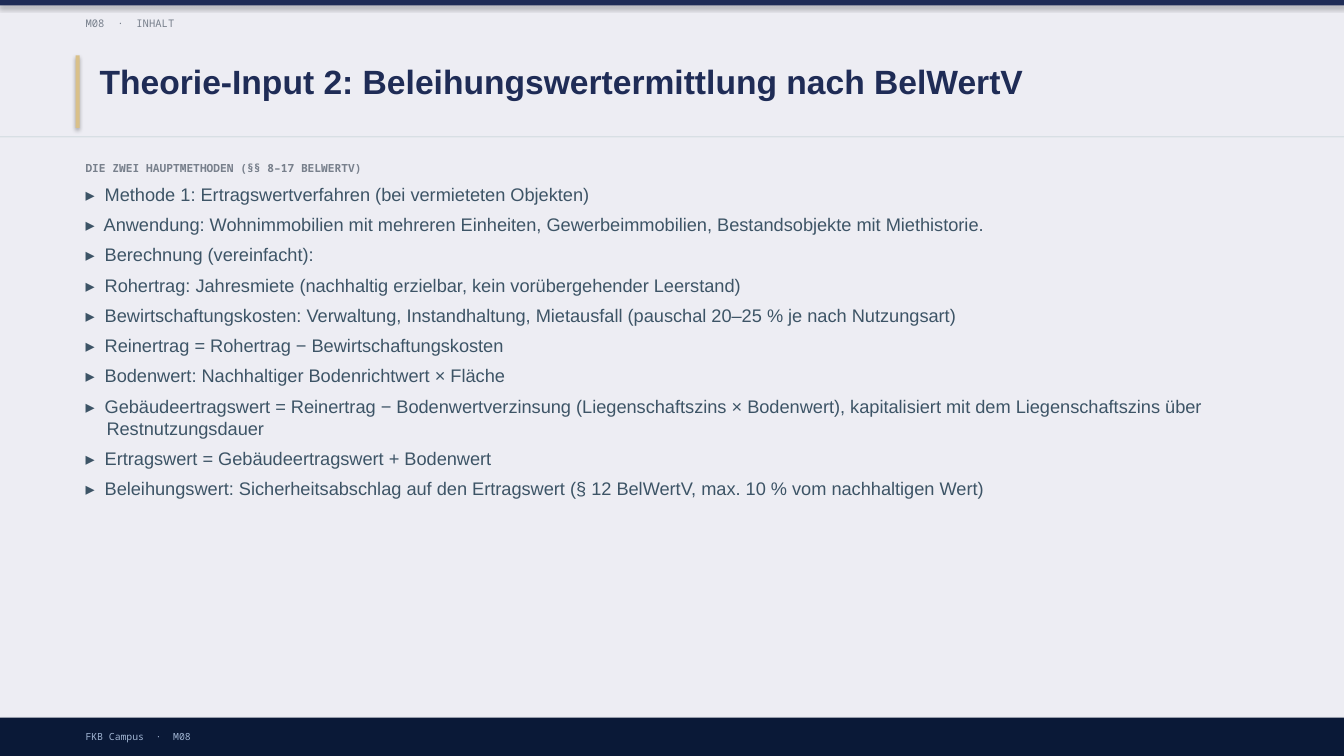
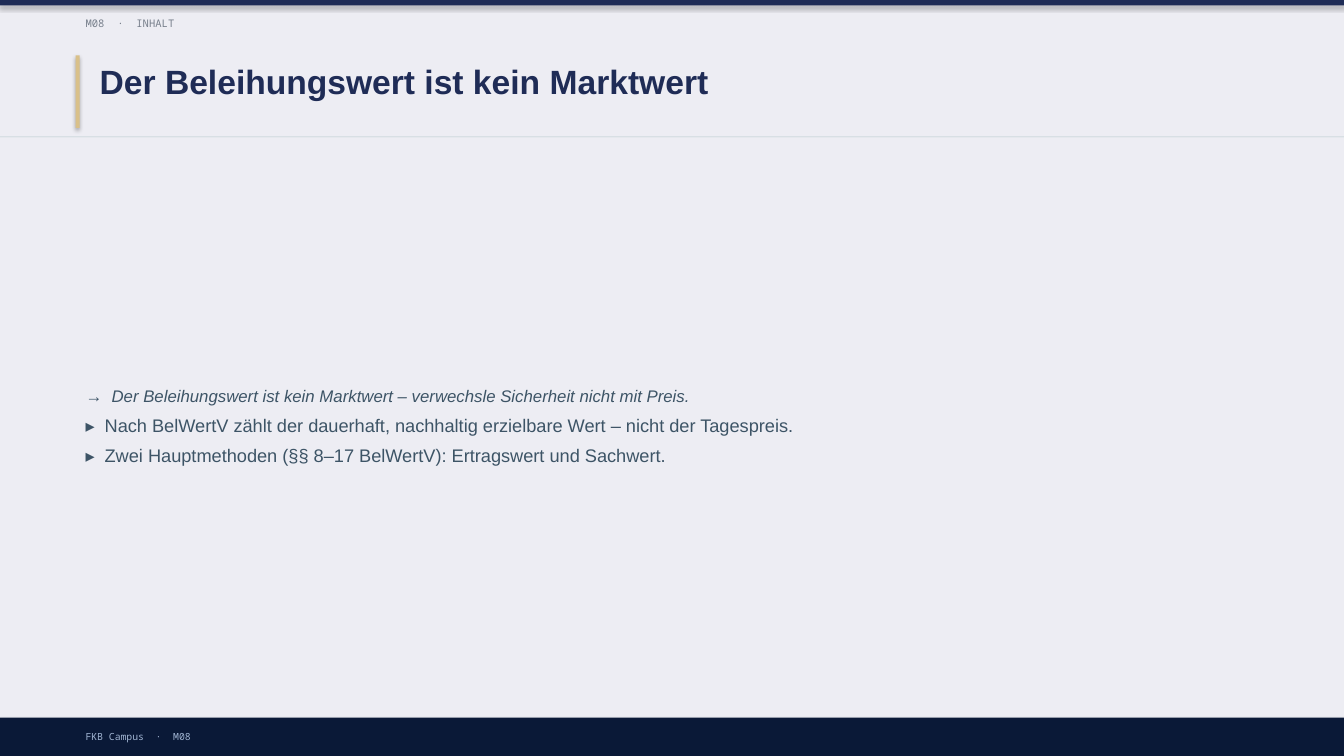
Before and after one commit to ck5rqc47pr-byte/firmenkundenakademie-online, a slide deck: slide 9 of protected-downloads/praesentation/M08.pptx (slide 7 before the commit). Drawn at 1344x756 pixels with LibreOffice and Linux fonts; fonts in the diff are those of the drawing. Boxes give left, top, right and bottom in pixels: in the first picture for what was removed or moved away, otherwise in the second. Text is boxed around its words. In the diff, an @@ line names an element or a change of style, - is before the commit and + after.

```diff
--- a/protected-downloads/praesentation/M08.pptx
+++ b/protected-downloads/praesentation/M08.pptx
@@ text at <box>100,69,709,101</box>: text changed @@
-Theorie-Input 2: Beleihungswertermittlung nach BelWertV
+Der Beleihungswert ist kein Marktwert
@@ text "→ Der Beleihungswert ist kein ..." at <box>105,390,793,466</box>: vertical alignment top to middle @@
@@ text at <box>105,390,793,466</box>: text changed @@
-DIE ZWEI HAUPTMETHODEN (§§ 8–17 BELWERTV)
-▸ Methode 1: Ertragswertverfahren (bei vermieteten Objekten)
-▸ Anwendung: Wohnimmobilien mit mehreren Einheiten, Gewerbeimmobilien, Bestandsobjekte mit Miethistorie.
-▸ Berechnung (vereinfacht):
-▸ Rohertrag: Jahresmiete (nachhaltig erzielbar, kein vorübergehender Leerstand)
-▸ Bewirtschaftungskosten: Verwaltung, Instandhaltung, Mietausfall (pauschal 20–25 % je nach Nutzungsart)
-▸ Reinertrag = Rohertrag − Bewirtschaftungskosten
-▸ Bodenwert: Nachhaltiger Bodenrichtwert × Fläche
-▸ Gebäudeertragswert = Reinertrag − Bodenwertverzinsung (Liegenschaftszins × Bodenwert), kapitalisiert mit dem Liegenschaftszins über Restnutzungsdauer
-▸ Ertragswert = Gebäudeertragswert + Bodenwert
-▸ Beleihungswert: Sicherheitsabschlag auf den Ertragswert (§ 12 BelWertV, max. 10 % vom nachhaltigen Wert)
+→ Der Beleihungswert ist kein Marktwert – verwechsle Sicherheit nicht mit Preis.
+▸ Nach BelWertV zählt der dauerhaft, nachhaltig erzielbare Wert – nicht der Tagespreis.
+▸ Zwei Hauptmethoden (§§ 8–17 BelWertV): Ertragswert und Sachwert.
```
Also in this commit, not shown: 2 other slides changed, 13 slides added, 6 slides removed, 1 other file.
